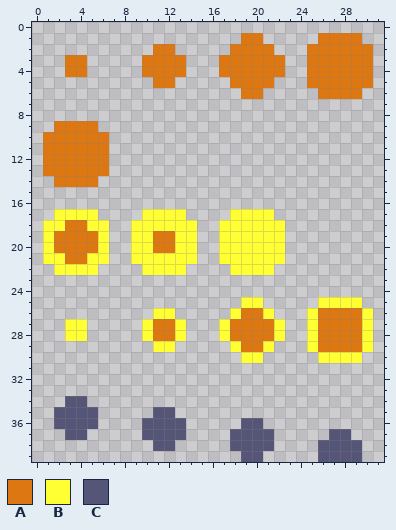
Pixel-art sprite -- res/sprites/enemy-05.png. The picture above is the old version.
The file is 32x40 pixels.
Palette (. is transparent): A #dd7711  B #ffff33  C #555577
Pixels before, first column x 1:
 1 ..................AA.....AAAA.
 2 ..........AA.....AAAA...AAAAAA
 3 ..AA.....AAAA...AAAAAA..AAAAAA
 4 ..AA.....AAAA...AAAAAA..AAAAAA
 5 ..........AA.....AAAA...AAAAAA
 6 ..................AA.....AAAA.
 7 ..............................
 8 ..............................
 9 .AAAA.........................
10 AAAAAA........................
11 AAAAAA........................
12 AAAAAA........................
13 AAAAAA........................
14 .AAAA.........................
15 ..............................
16 ..............................
17 .BBBB....BBBB....BBBB.........
18 BBAABB..BBBBBB..BBBBBB........
19 BAAAAB..BBAABB..BBBBBB........
20 BAAAAB..BBAABB..BBBBBB........
21 BBAABB..BBBBBB..BBBBBB........
22 .BBBB....BBBB....BBBB.........
23 ..............................
24 ..............................
25 ..................BB.....BBBB.
26 ..........BB.....BAAB...BAAAAB
27 ..BB.....BAAB...BAAAAB..BAAAAB
28 ..BB.....BAAB...BAAAAB..BAAAAB
29 ..........BB.....BAAB...BAAAAB
30 ..................BB.....BBBB.
31 ..............................
32 ..............................
33 ..............................
34 ..CC..........................
35 .CCCC.....CC..................
36 .CCCC....CCCC.....CC..........
37 ..CC.....CCCC....CCCC.....CC..
38 ..........CC.....CCCC....CCCC.
39 ..................CC.....CCCC.
After:
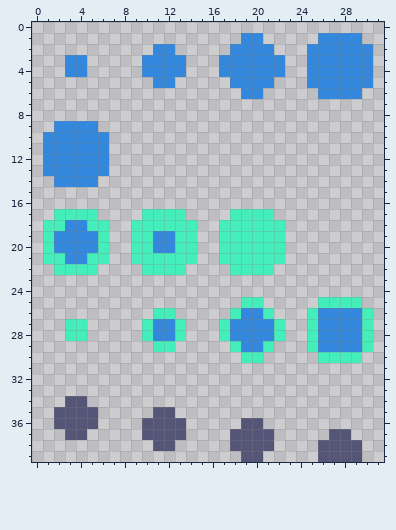
Change:
colour A: #dd7711 -> #3388dd
colour B: #ffff33 -> #44eebb
Where, in picture pixels (left, top, right, bottom), the same in both pictures:
changed: (142, 33, 373, 99)
changed: (65, 55, 87, 77)
changed: (43, 121, 373, 363)
